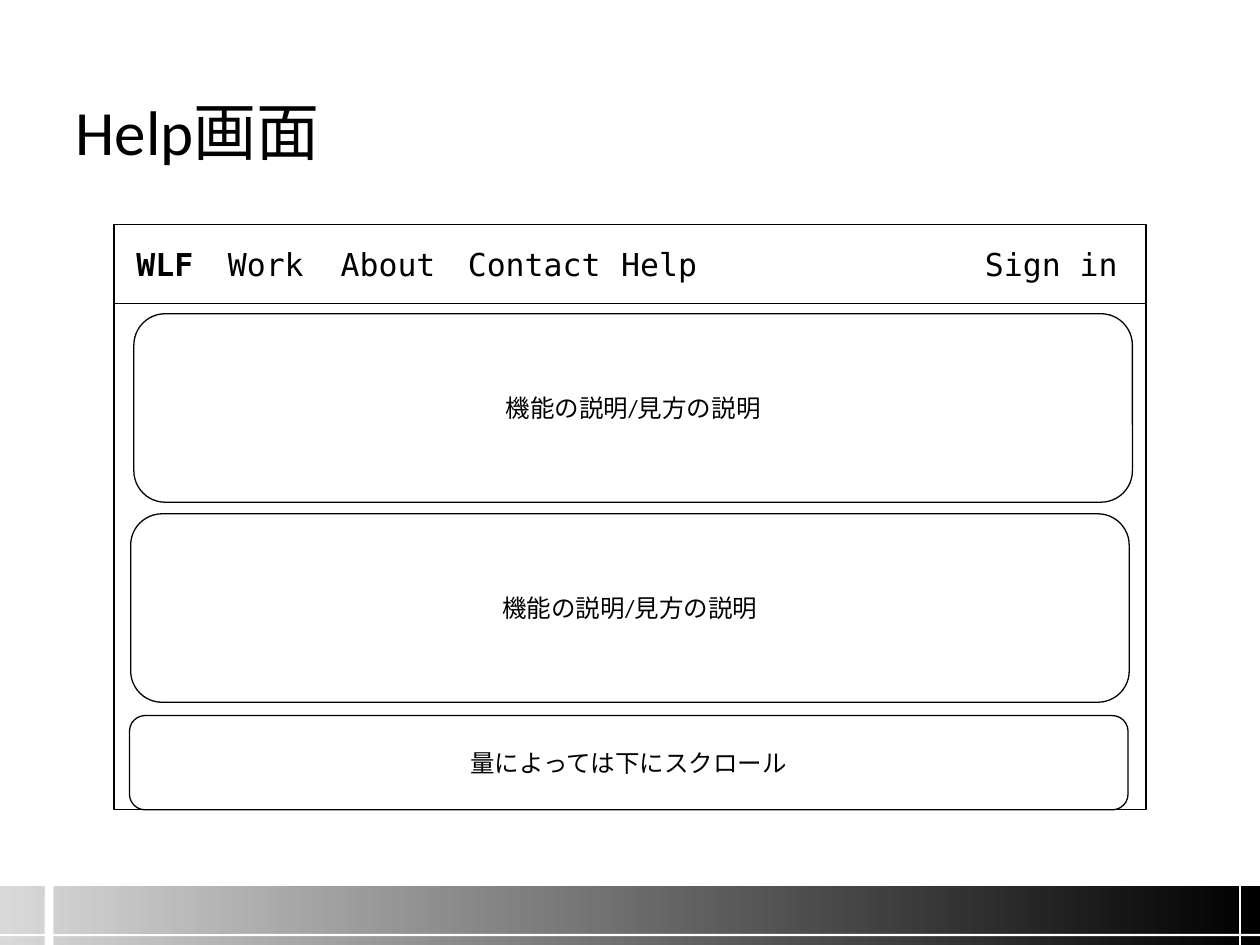
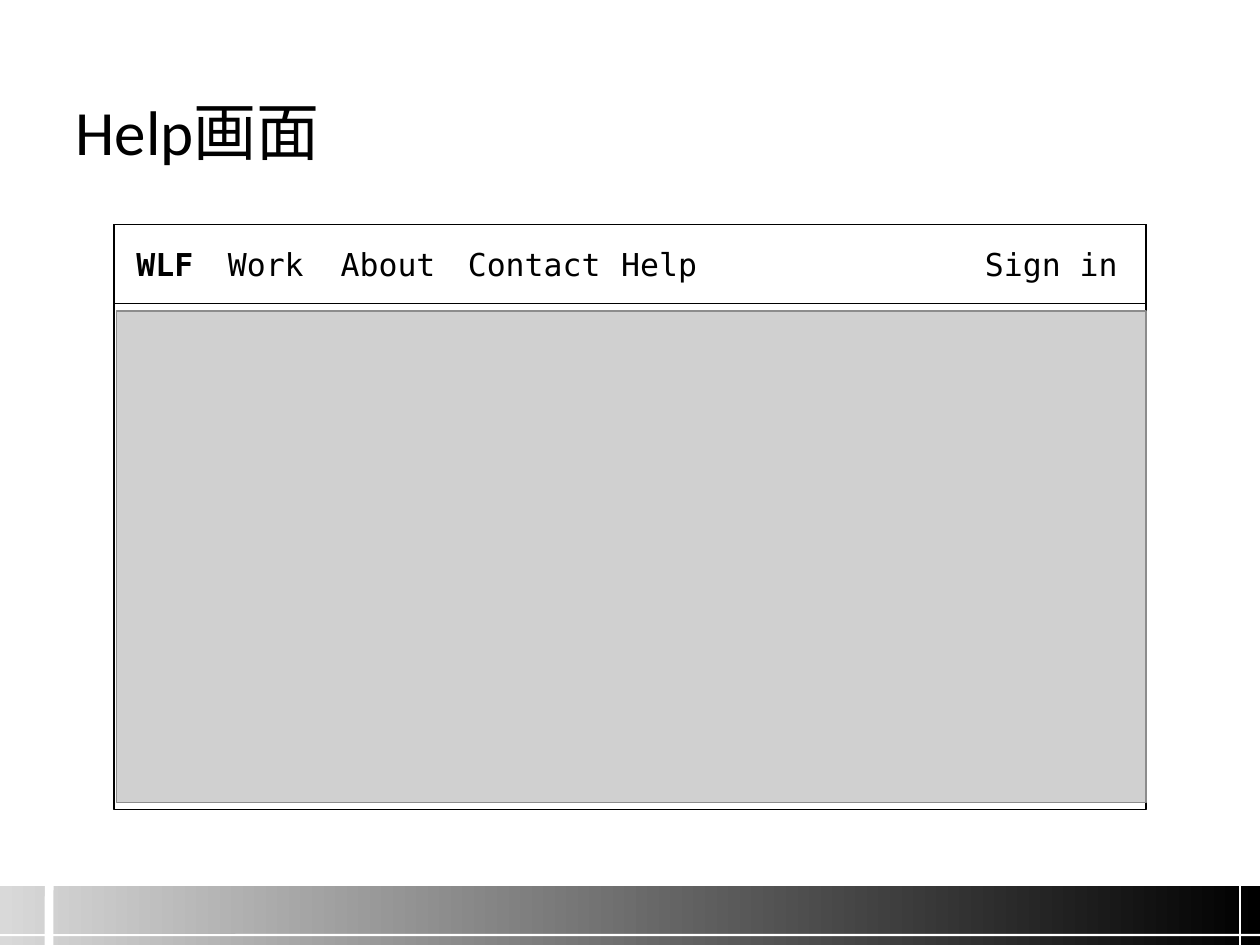
Before and after one commit to namazu510/team-a, a slide deck: slide 7 of screen_image/04.画面設計.pptx (slide 9 before the commit). Drawn at 1260x945 pixels with LibreOffice and Linux fonts; fonts in the diff are those of the drawing; grey boxes stand for pictures; background and template pictures are left out. Boxes give left, top, right and bottom in pixels: in the first picture for what was removed or moved away, otherwise in the second. Text is boxed around its words. In the diff, an @@ line names an element or a change of style, - is before the commit and + after.

Commit message:
画面設計パワポの変更

```diff
--- a/screen_image/04.画面設計.pptx
+++ b/screen_image/04.画面設計.pptx
@@ picture added at [116, 311, 1145, 803] @@
@@ rounded rectangle removed at [134, 314, 1133, 503] @@
-機能の説明/見方の説明
@@ rounded rectangle removed at [131, 514, 1130, 703] @@
-機能の説明/見方の説明
@@ rounded rectangle removed at [130, 716, 1129, 810] @@
-量によっては下にスクロール
```
Also in this commit, not shown: 4 other slides changed, 2 slides added, 7 other files.
